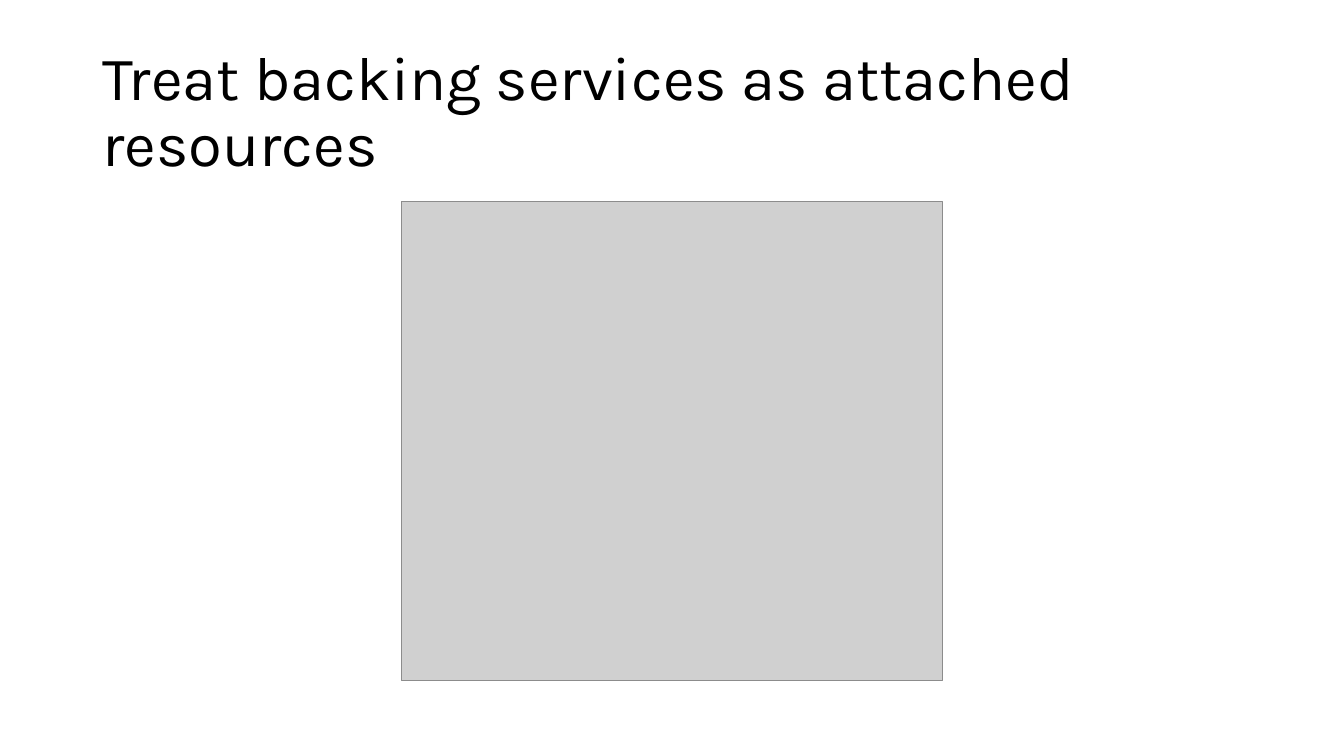
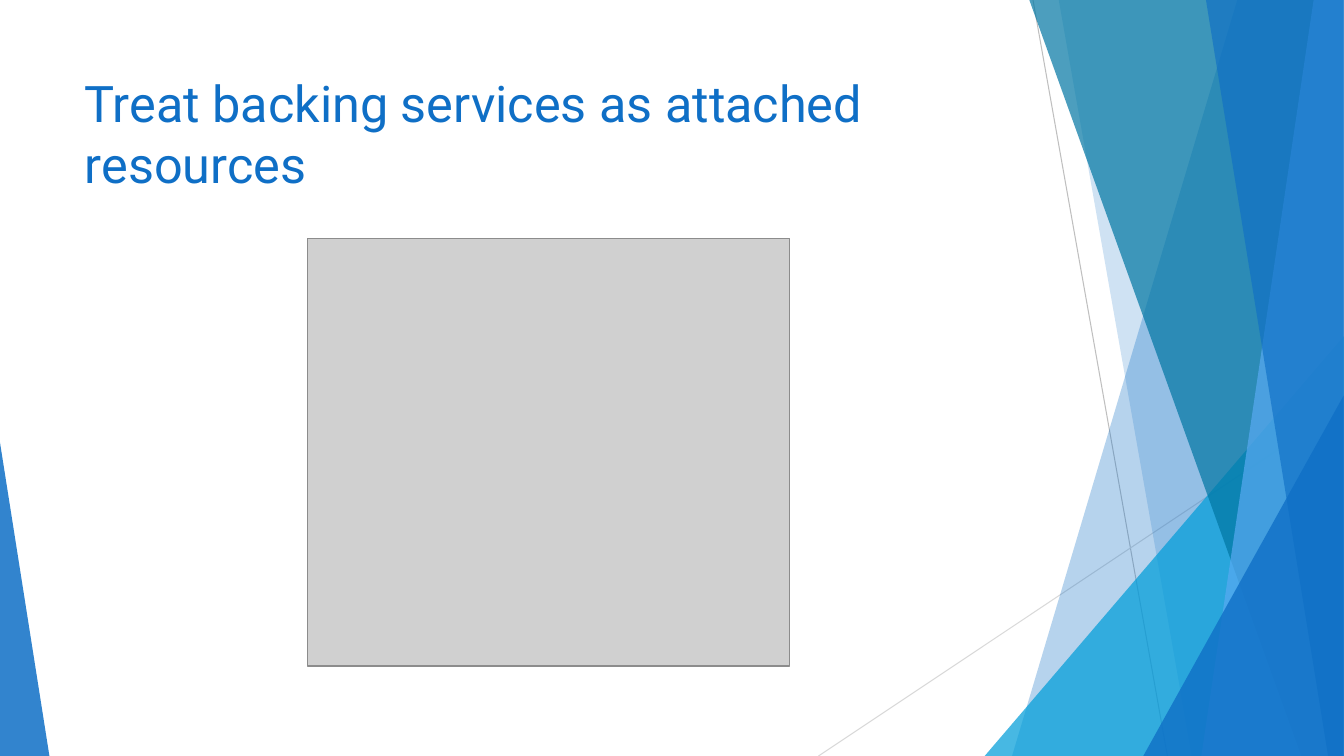
Before and after one commit to ericburcham/cloud-patterns-and-practices, a slide deck: slide 27 of presentation.pptx. Drawn at 1344x756 pixels with LibreOffice and Linux fonts; fonts in the diff are those of the drawing; grey boxes stand for pictures. Boxes give left, top, right and bottom in pixels: in the first picture for what was removed or moved away, otherwise in the second. Text is boxed around its words. In the diff, an @@ line names an element or a change of style, - is before the commit and + after.

Commit message:
style the presentation

```diff
--- a/presentation.pptx
+++ b/presentation.pptx
@@ title "Treat backing services as attached ...": place and size @@
-title "Treat backing services as attached ..." at <box>102,57,1073,167</box>
+title "Treat backing services as attached ..." at <box>85,84,862,184</box>
@@ title "Treat backing services as attached ..." at <box>85,84,862,184</box>: size 44 to 36 pt, font Karla to Roboto, text colour #000000 to #0F6FC6; line spacing 0.9 to 1; vertical alignment middle to top @@
@@ picture: place and size @@
-picture at <box>401,202,943,682</box>
+picture at <box>308,238,790,665</box>
@@ group added at <box>0,0,1344,756</box>: 5 freeform shapes, 3 triangles, 2 lines @@
```
Also in this commit, not shown: 90 other slides changed.
